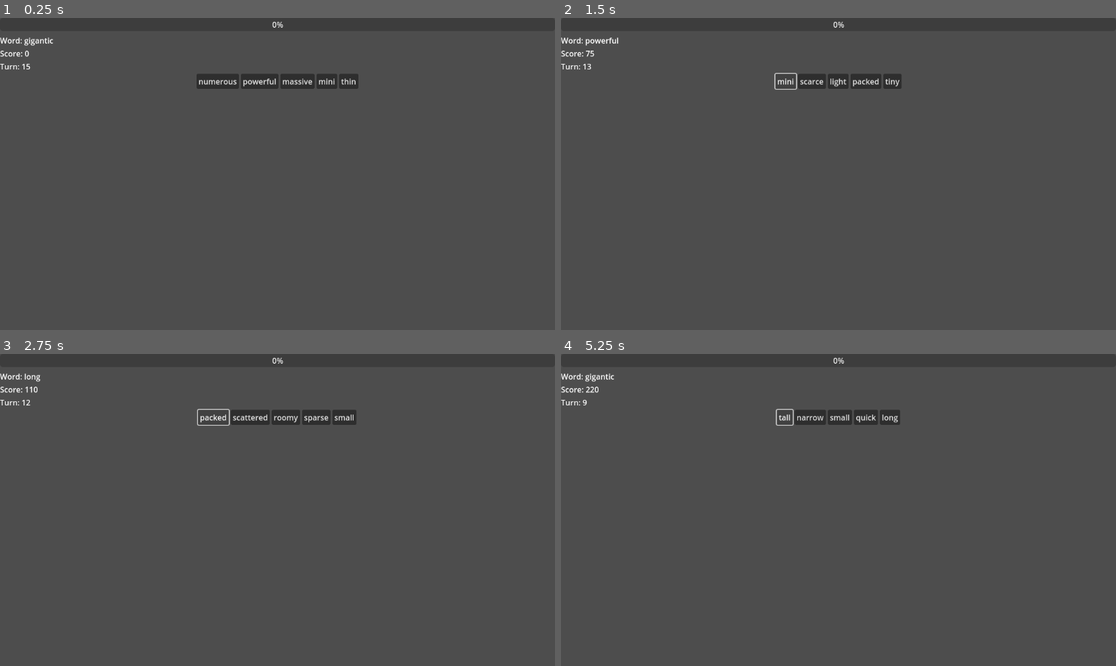
Above: before the commit, frames 1-4 (two rows, left to right).
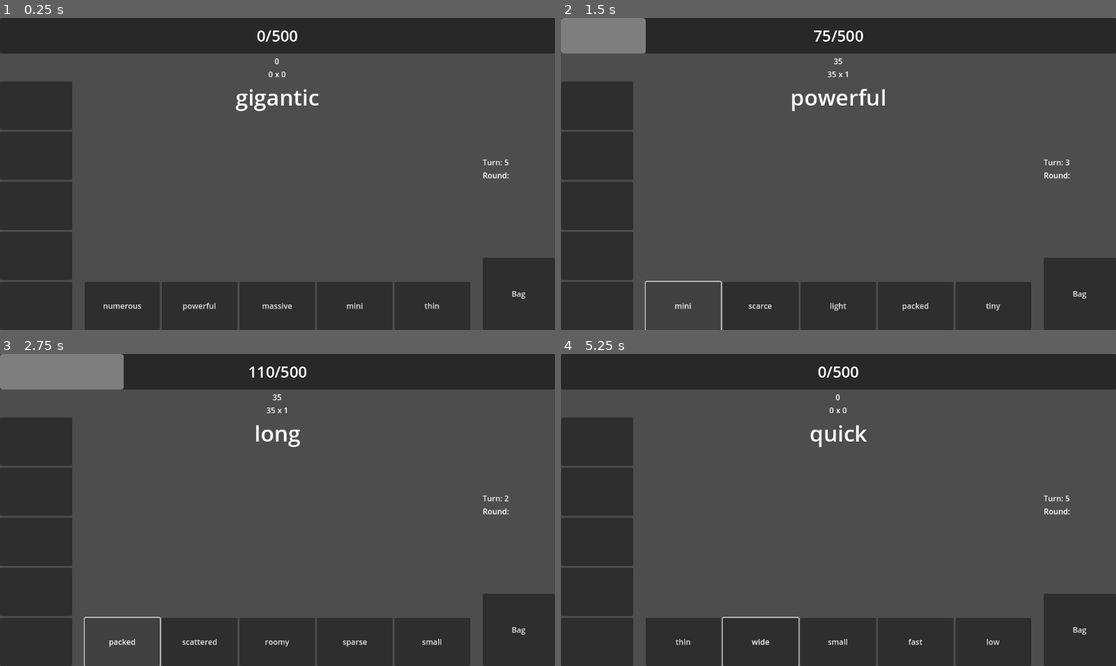
Above: after the commit, the same moments.

Repository: BMinh166/english-game-learning
Game: Godot game, scene res://scenes/Main.tscn
The game is run twice, just before and just after one commit, with the same random seed, the same clock (stepped at 60 frames per second) and the same inputs.
Inputs (mouse positions are in pixels of both pictures, inside the frame that each line leads up to):
- Up to frame 1 (0.25 s): no input
- Up to frame 2 (1.5 s): click "numerous" at 0.5 s; click "noisy" at 1.25 s
- Up to frame 3 (2.75 s): click "mini" at 2 s
- Up to frame 4 (5.25 s): click "packed" at 2.75 s; click (599, 441) at 3.52 s; click "heavy" at 4.25 s; click (788, 416) at 5 s, where only the run before the commit has a clickable "cold"

The runs differ from the first frame. In frame 1, 32% of the frame differs, in the area x 0-100%, y 0-100%; in frame 2, 31%; in frame 3, 31%; in frame 4, 32%.

Commit message:
Add core UI

Diff:
--- a/scenes/Main.tscn
+++ b/scenes/Main.tscn
@@ -1,6 +1,12 @@
-[gd_scene load_steps=2 format=3 uid="uid://b5of4wmqava30"]
+[gd_scene load_steps=4 format=3 uid="uid://b5of4wmqava30"]
 
 [ext_resource type="Script" uid="uid://dnq84hekjhund" path="res://scripts/Game.gd" id="1_elqb8"]
+
+[sub_resource type="LabelSettings" id="LabelSettings_rvslj"]
+font_size = 32
+
+[sub_resource type="LabelSettings" id="LabelSettings_elqb8"]
+font_size = 46
 
 [node name="Game" type="Node"]
 script = ExtResource("1_elqb8")
@@ -21,40 +27,151 @@
 grow_horizontal = 2
 grow_vertical = 2
 
-[node name="ProgressBar" type="ProgressBar" parent="Control/Main"]
+[node name="Panel" type="Panel" parent="Control/Main"]
 layout_mode = 2
+size_flags_vertical = 3
+
+[node name="ProgressBar" type="ProgressBar" parent="Control/Main/Panel"]
+custom_minimum_size = Vector2(0, 40)
+layout_mode = 1
+anchors_preset = 15
+anchor_right = 1.0
+anchor_bottom = 1.0
+grow_horizontal = 2
+grow_vertical = 2
+value = 50.0
+show_percentage = false
+
+[node name="ProgressScore" type="Label" parent="Control/Main/Panel"]
+layout_mode = 1
+anchors_preset = 15
+anchor_right = 1.0
+anchor_bottom = 1.0
+grow_horizontal = 2
+grow_vertical = 2
+text = "500/1000"
+label_settings = SubResource("LabelSettings_rvslj")
+horizontal_alignment = 1
+vertical_alignment = 1
 
 [node name="ScoreBar" type="CenterContainer" parent="Control/Main"]
 layout_mode = 2
 
-[node name="HBoxContainer" type="HBoxContainer" parent="Control/Main/ScoreBar"]
+[node name="ScoreContainer" type="VBoxContainer" parent="Control/Main/ScoreBar"]
 layout_mode = 2
 
-[node name="WordLabel" type="Label" parent="Control/Main"]
+[node name="Score" type="Label" parent="Control/Main/ScoreBar/ScoreContainer"]
+layout_mode = 2
+text = "600"
+horizontal_alignment = 1
+vertical_alignment = 1
+
+[node name="PointandMult" type="HBoxContainer" parent="Control/Main/ScoreBar/ScoreContainer"]
+layout_mode = 2
+alignment = 1
+
+[node name="Point" type="Label" parent="Control/Main/ScoreBar/ScoreContainer/PointandMult"]
+layout_mode = 2
+text = "120"
+
+[node name="X" type="Label" parent="Control/Main/ScoreBar/ScoreContainer/PointandMult"]
+layout_mode = 2
+text = "x"
+
+[node name="Mult" type="Label" parent="Control/Main/ScoreBar/ScoreContainer/PointandMult"]
+layout_mode = 2
+text = "5"
+
+[node name="Body" type="HBoxContainer" parent="Control/Main"]
+layout_mode = 2
+size_flags_vertical = 3
+
+[node name="LeftItemBar" type="VBoxContainer" parent="Control/Main/Body"]
+custom_minimum_size = Vector2(150, 0)
+layout_mode = 2
+size_flags_vertical = 4
+
+[node name="Button" type="Button" parent="Control/Main/Body/LeftItemBar"]
+custom_minimum_size = Vector2(0, 100)
 layout_mode = 2
 
-[node name="ScoreLabel" type="Label" parent="Control/Main"]
+[node name="Button2" type="Button" parent="Control/Main/Body/LeftItemBar"]
+custom_minimum_size = Vector2(0, 100)
 layout_mode = 2
 
-[node name="TurnLabel" type="Label" parent="Control/Main"]
+[node name="Button3" type="Button" parent="Control/Main/Body/LeftItemBar"]
+custom_minimum_size = Vector2(0, 100)
 layout_mode = 2
 
-[node name="HandContainer" type="HBoxContainer" parent="Control/Main"]
+[node name="Button4" type="Button" parent="Control/Main/Body/LeftItemBar"]
+custom_minimum_size = Vector2(0, 100)
+layout_mode = 2
+
+[node name="Button5" type="Button" parent="Control/Main/Body/LeftItemBar"]
+custom_minimum_size = Vector2(0, 100)
+layout_mode = 2
+
+[node name="CenterArea" type="VBoxContainer" parent="Control/Main/Body"]
+layout_mode = 2
+size_flags_horizontal = 3
+
+[node name="CenterContainer" type="CenterContainer" parent="Control/Main/Body/CenterArea"]
+layout_mode = 2
+
+[node name="WordLabel" type="Label" parent="Control/Main/Body/CenterArea/CenterContainer"]
+custom_minimum_size = Vector2(0, 80)
+layout_mode = 2
+text = "Word"
+label_settings = SubResource("LabelSettings_elqb8")
+
+[node name="HandContainer" type="HBoxContainer" parent="Control/Main/Body/CenterArea"]
+custom_minimum_size = Vector2(800, 0)
 layout_mode = 2
 size_flags_horizontal = 4
-size_flags_vertical = 0
+size_flags_vertical = 10
 
-[node name="Button" type="Button" parent="Control/Main/HandContainer"]
+[node name="Button" type="Button" parent="Control/Main/Body/CenterArea/HandContainer"]
+custom_minimum_size = Vector2(0, 100)
+layout_mode = 2
+size_flags_horizontal = 3
+
+[node name="Button2" type="Button" parent="Control/Main/Body/CenterArea/HandContainer"]
+layout_mode = 2
+size_flags_horizontal = 3
+
+[node name="Button3" type="Button" parent="Control/Main/Body/CenterArea/HandContainer"]
+layout_mode = 2
+size_flags_horizontal = 3
+
+[node name="Button4" type="Button" parent="Control/Main/Body/CenterArea/HandContainer"]
+layout_mode = 2
+size_flags_horizontal = 3
+
+[node name="Button5" type="Button" parent="Control/Main/Body/CenterArea/HandContainer"]
+layout_mode = 2
+size_flags_horizontal = 3
+
+[node name="VBoxContainer" type="VBoxContainer" parent="Control/Main/Body"]
+custom_minimum_size = Vector2(150, 0)
 layout_mode = 2
 
-[node name="Button2" type="Button" parent="Control/Main/HandContainer"]
+[node name="VBoxContainer" type="VBoxContainer" parent="Control/Main/Body/VBoxContainer"]
 layout_mode = 2
+size_flags_vertical = 6
 
-[node name="Button3" type="Button" parent="Control/Main/HandContainer"]
+[node name="TurnLabel" type="Label" parent="Control/Main/Body/VBoxContainer/VBoxContainer"]
 layout_mode = 2
+size_flags_vertical = 6
+text = "Turn:"
+vertical_alignment = 1
 
-[node name="Button4" type="Button" parent="Control/Main/HandContainer"]
+[node name="RoundLabel" type="Label" parent="Control/Main/Body/VBoxContainer/VBoxContainer"]
 layout_mode = 2
+size_flags_vertical = 6
+text = "Round:"
+vertical_alignment = 1
 
-[node name="Button5" type="Button" parent="Control/Main/HandContainer"]
+[node name="BagButton" type="Button" parent="Control/Main/Body/VBoxContainer"]
+custom_minimum_size = Vector2(0, 150)
 layout_mode = 2
+text = "Bag"
--- a/scripts/Game.gd
+++ b/scripts/Game.gd
@@ -1,20 +1,29 @@
 extends Node
 
-@onready var word_label = $Control/Main/WordLabel
-@onready var score_label = $Control/Main/ScoreLabel
-@onready var turn_label = $Control/Main/TurnLabel
-@onready var hand_buttons = $Control/Main/HandContainer.get_children()
+@onready var word_label = $Control/Main/Body/CenterArea/CenterContainer/WordLabel
+@onready var score_label = $Control/Main/ScoreBar/ScoreContainer/Score
+@onready var turn_label = $Control/Main/Body/VBoxContainer/VBoxContainer/TurnLabel
+@onready var hand_buttons = $Control/Main/Body/CenterArea/HandContainer.get_children()
+@onready var progress_bar = $Control/Main/Panel/ProgressBar
+@onready var progress_score_label = $Control/Main/Panel/ProgressScore
+@onready var bag_button = $Control/Main/Body/VBoxContainer/BagButton
+@onready var point_label = $Control/Main/ScoreBar/ScoreContainer/PointandMult/Point
+@onready var mult_label = $Control/Main/ScoreBar/ScoreContainer/PointandMult/Mult
 
 var word_db
 var relation
 var score_system
 
-
+var result_score = 0
+var point = 0
+var mult = 0
+var target_score = 500
+var progressbar_ratio = 0
 var current_word
 var hand = []
 var bag = []
 var score = 0
-var turn = 15
+var turn = 5
 
 func _ready():
 	word_db = WordDB
@@ -67,9 +76,13 @@
 	print("Play level:", word.level)
 
 	var relations = relation.check_relation(current_word, word)
-	var gained = score_system.calculate(relations, word.level)
+	var result = score_system.calculate(relations, word.level)
+	result_score = result.score
+	mult = result.mult
+	point = result.point
 
-	score += gained
+	score += result_score
+	progressbar_ratio = int(score * 100 /target_score)
 	turn -= 1
 
 	# 🔥 đổi word sau khi log
@@ -80,18 +93,25 @@
 	print("Current AFTER:", current_word.text)
 	print("Current AFTER ID:", current_word.id)
 	print("Relation:", relations[0].type)
-	print("Current score:", gained)
+	print("Point:", result.point)
+	print("Mult:", result.mult)
+	print("Score gained:", result_score)
 	print("Score:", score)
 	print("Turn:", turn)
 	print("=============")
 
 	if turn <= 0:
-		print("Game Over")
+		end_game()
+		return
 
 func update_ui():
-	word_label.text = "Word: " + current_word.text
-	score_label.text = "Score: " + str(score)
+	word_label.text = current_word.text
+	point_label.text = str(point)
+	mult_label.text = str(mult)
+	score_label.text = str(result_score)
 	turn_label.text = "Turn: " + str(turn)
+	progress_score_label.text = str(score) + "/" + str(target_score)
+	progress_bar.value = progressbar_ratio
 
 	for i in range(hand_buttons.size()):
 		if i < hand.size():
@@ -109,3 +129,20 @@
 			)
 		else:
 			hand_buttons[i].text = ""
+func end_game():
+	print("Game Over - Final Score:", score)
+
+	# reset state
+	score = 0
+	turn = 5
+	mult = 0
+	point = 0
+	progressbar_ratio = 0
+	result_score = 0
+	current_word = null
+	hand.clear()
+	bag.clear()
+
+	# start lại game
+	start_game()
+	update_ui()
--- a/scripts/Score.gd
+++ b/scripts/Score.gd
@@ -3,9 +3,12 @@
 
 func calculate(relations, level):
 	if relations.is_empty():
-		return 0
+		return {
+			"point": 0,
+			"mult": 0,
+			"score": 0
+		}
 
-	# 1. chọn relation mạnh nhất
 	var best = relations[0]
 
 	for r in relations:
@@ -15,11 +18,9 @@
 		if current_score > best_score:
 			best = r
 
-	# 2. lấy base
 	var point = best.point
 	var mult = best.mult
 
-	# 3. level bonus (1 lần)
 	match level:
 		"A1", "A2":
 			point += 10
@@ -32,4 +33,10 @@
 		"C2":
 			mult += 3
 
-	return point * mult
+	var total = point * mult
+
+	return {
+		"point": point,
+		"mult": mult,
+		"score": total
+	}
